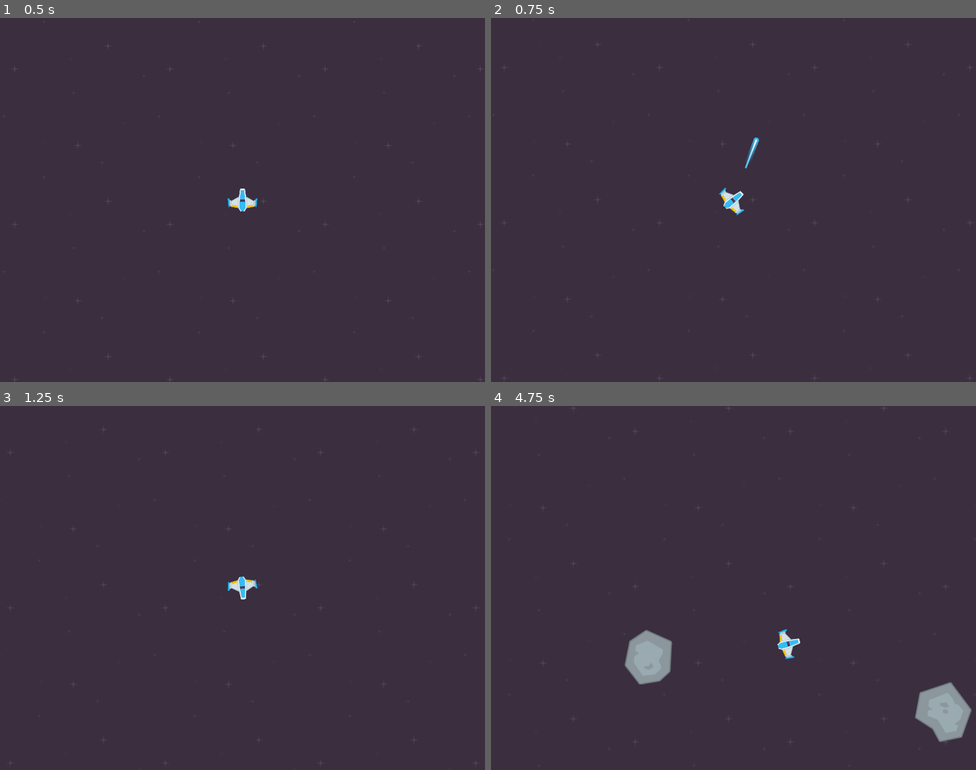
Above: before the commit, frames 1-4 (two rows, left to right).
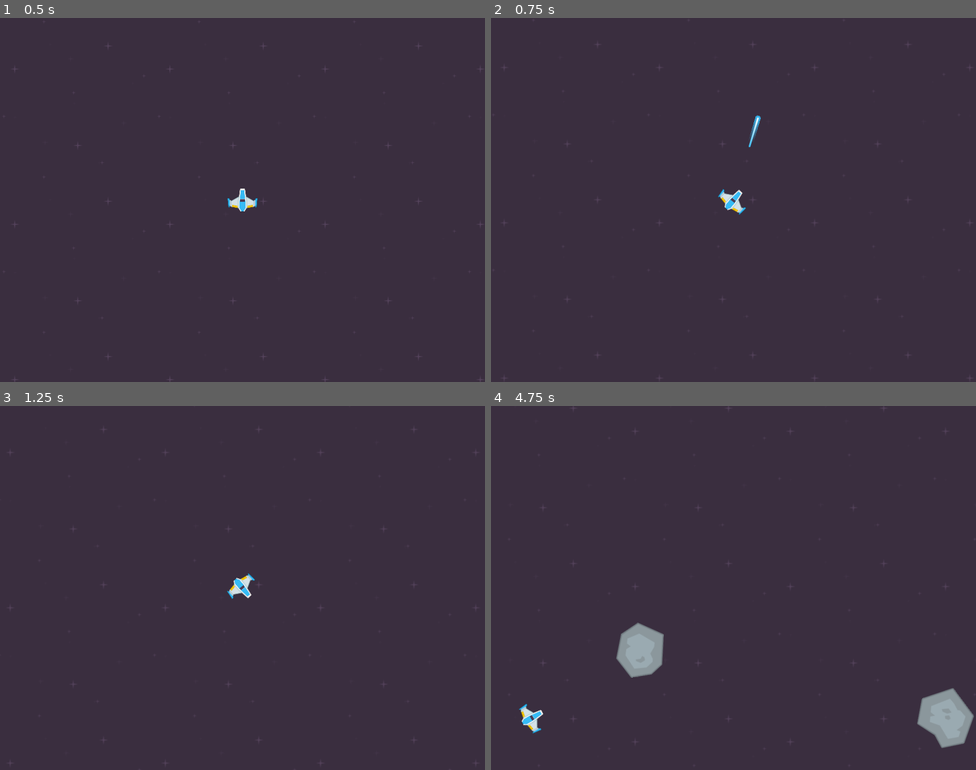
Above: after the commit, the same moments.

Repository: nicognito/game-a-week-001
Game: Godot game, scene res://scenes/level.tscn
Same seed, same stepped clock (60 frames per second), same inputs: the game is played once before the commit and once after it.
Inputs:
- Up to frame 1 (0.5 s): no input
- Up to frame 2 (0.75 s): tap Enter at 0.5 s; hold D (turn_right) from 0.53 s (still down); tap Space (fire) at 0.6 s
- Up to frame 3 (1.25 s): keep holding D (turn_right)
- Up to frame 4 (4.75 s): release D (turn_right) at 1.28 s; hold S (move_back) 1.28-2.03 s; tap Space (fire) every 0.75 s from 1.35 to 4.35 s; hold D (turn_right) 2.03-2.78 s; hold W (move_forward) 2.78-3.53 s; hold A (turn_left) from 3.53 s (still down)

Frame 1 is identical in both runs. In frame 2, 0.3% of the frame differs, in the area x 46-56%, y 26-55%; in frame 3, 0.2%; in frame 4, 1.6%, in the area x 5-100%, y 59-94%.

Commit message:
Create parent class for meteors to track sizes
Also:
- Minor tweaks.

Diff:
--- a/scenes/big_meteor_1.tscn
+++ b/scenes/big_meteor_1.tscn
@@ -1,7 +1,7 @@
 [gd_scene load_steps=4 format=3 uid="uid://d31euqp8sserm"]
 
+[ext_resource type="Script" path="res://scripts/big_meteor.gd" id="1_621ob"]
 [ext_resource type="Texture2D" uid="uid://bntdxx4y6coxs" path="res://assets/textures/meteors/meteorGrey_big1.png" id="1_jpdef"]
-[ext_resource type="Script" path="res://scripts/meteor.gd" id="1_wi8f1"]
 
 [sub_resource type="CircleShape2D" id="CircleShape2D_syny7"]
 radius = 40.0
@@ -9,7 +9,7 @@
 [node name="BigMeteor1" type="Area2D" groups=["meteors"]]
 collision_layer = 4
 collision_mask = 3
-script = ExtResource("1_wi8f1")
+script = ExtResource("1_621ob")
 
 [node name="Sprite2D" type="Sprite2D" parent="."]
 texture = ExtResource("1_jpdef")
@@ -19,3 +19,5 @@
 shape = SubResource("CircleShape2D_syny7")
 
 [node name="VisibleOnScreenNotifier2D" type="VisibleOnScreenNotifier2D" parent="."]
+
+[connection signal="area_entered" from="." to="." method="_on_area_entered"]
--- a/scenes/big_meteor_2.tscn
+++ b/scenes/big_meteor_2.tscn
@@ -1,7 +1,7 @@
 [gd_scene load_steps=4 format=3 uid="uid://dp3gaen1cg3cm"]
 
+[ext_resource type="Script" path="res://scripts/big_meteor.gd" id="1_eojd1"]
 [ext_resource type="Texture2D" uid="uid://dotdrq54624fs" path="res://assets/textures/meteors/meteorGrey_big2.png" id="1_o2djr"]
-[ext_resource type="Script" path="res://scripts/meteor.gd" id="1_v12x8"]
 
 [sub_resource type="CapsuleShape2D" id="CapsuleShape2D_8l0uv"]
 radius = 35.7335
@@ -10,7 +10,7 @@
 [node name="BigMeteor2" type="Area2D" groups=["meteors"]]
 collision_layer = 4
 collision_mask = 3
-script = ExtResource("1_v12x8")
+script = ExtResource("1_eojd1")
 
 [node name="Sprite2D" type="Sprite2D" parent="."]
 texture = ExtResource("1_o2djr")
@@ -21,3 +21,5 @@
 shape = SubResource("CapsuleShape2D_8l0uv")
 
 [node name="VisibleOnScreenNotifier2D" type="VisibleOnScreenNotifier2D" parent="."]
+
+[connection signal="area_entered" from="." to="." method="_on_area_entered"]
--- a/scenes/big_meteor_3.tscn
+++ b/scenes/big_meteor_3.tscn
@@ -1,7 +1,7 @@
 [gd_scene load_steps=4 format=3 uid="uid://booi83hgi1hl1"]
 
-[ext_resource type="Script" path="res://scripts/meteor.gd" id="1_fuwwr"]
 [ext_resource type="Texture2D" uid="uid://bswh5c87vd8bd" path="res://assets/textures/meteors/meteorGrey_big3.png" id="1_gb825"]
+[ext_resource type="Script" path="res://scripts/big_meteor.gd" id="1_vy12h"]
 
 [sub_resource type="CircleShape2D" id="CircleShape2D_gleim"]
 radius = 38.0
@@ -9,7 +9,7 @@
 [node name="BigMeteor3" type="Area2D" groups=["meteors"]]
 collision_layer = 4
 collision_mask = 3
-script = ExtResource("1_fuwwr")
+script = ExtResource("1_vy12h")
 
 [node name="Sprite2D" type="Sprite2D" parent="."]
 texture = ExtResource("1_gb825")
@@ -19,3 +19,5 @@
 shape = SubResource("CircleShape2D_gleim")
 
 [node name="VisibleOnScreenNotifier2D" type="VisibleOnScreenNotifier2D" parent="."]
+
+[connection signal="area_entered" from="." to="." method="_on_area_entered"]
--- a/scenes/big_meteor_4.tscn
+++ b/scenes/big_meteor_4.tscn
@@ -1,6 +1,6 @@
 [gd_scene load_steps=4 format=3 uid="uid://dvirmn2mg0tat"]
 
-[ext_resource type="Script" path="res://scripts/meteor.gd" id="1_cxbxs"]
+[ext_resource type="Script" path="res://scripts/big_meteor.gd" id="1_aldix"]
 [ext_resource type="Texture2D" uid="uid://ck4lmkg57y5fb" path="res://assets/textures/meteors/meteorGrey_big4.png" id="1_eb1na"]
 
 [sub_resource type="CircleShape2D" id="CircleShape2D_5phsa"]
@@ -9,7 +9,7 @@
 [node name="BigMeteor4" type="Area2D" groups=["meteors"]]
 collision_layer = 4
 collision_mask = 3
-script = ExtResource("1_cxbxs")
+script = ExtResource("1_aldix")
 
 [node name="Sprite2D" type="Sprite2D" parent="."]
 texture = ExtResource("1_eb1na")
@@ -19,3 +19,5 @@
 shape = SubResource("CircleShape2D_5phsa")
 
 [node name="VisibleOnScreenNotifier2D" type="VisibleOnScreenNotifier2D" parent="."]
+
+[connection signal="area_entered" from="." to="." method="_on_area_entered"]
--- a/scenes/laser.tscn
+++ b/scenes/laser.tscn
@@ -8,6 +8,8 @@
 height = 18.0
 
 [node name="Laser" type="Area2D"]
+collision_layer = 2
+collision_mask = 4
 script = ExtResource("1_ksv05")
 
 [node name="Sprite2D" type="Sprite2D" parent="."]
@@ -19,4 +21,5 @@
 
 [node name="VisibleOnScreenNotifier2D" type="VisibleOnScreenNotifier2D" parent="."]
 
+[connection signal="body_entered" from="." to="." method="_on_body_entered"]
 [connection signal="screen_exited" from="VisibleOnScreenNotifier2D" to="." method="_on_visible_on_screen_notifier_2d_screen_exited"]
--- a/scenes/med_meteor_1.tscn
+++ b/scenes/med_meteor_1.tscn
@@ -1,7 +1,7 @@
 [gd_scene load_steps=4 format=3 uid="uid://vjlxw8vdlarm"]
 
 [ext_resource type="Texture2D" uid="uid://btog0m4fwgiqk" path="res://assets/textures/meteors/meteorGrey_med1.png" id="1_k5nvy"]
-[ext_resource type="Script" path="res://scripts/meteor.gd" id="1_xt6kj"]
+[ext_resource type="Script" path="res://scripts/med_meteor.gd" id="1_p1gkk"]
 
 [sub_resource type="CircleShape2D" id="CircleShape2D_7rxse"]
 radius = 18.0
@@ -9,7 +9,7 @@
 [node name="MedMeteor1" type="Area2D" groups=["meteors"]]
 collision_layer = 4
 collision_mask = 3
-script = ExtResource("1_xt6kj")
+script = ExtResource("1_p1gkk")
 
 [node name="Sprite2D" type="Sprite2D" parent="."]
 texture = ExtResource("1_k5nvy")
@@ -18,3 +18,5 @@
 shape = SubResource("CircleShape2D_7rxse")
 
 [node name="VisibleOnScreenNotifier2D" type="VisibleOnScreenNotifier2D" parent="."]
+
+[connection signal="area_entered" from="." to="." method="_on_area_entered"]
--- a/scenes/med_meteor_2.tscn
+++ b/scenes/med_meteor_2.tscn
@@ -1,7 +1,7 @@
 [gd_scene load_steps=4 format=3 uid="uid://djfoifrosr8xs"]
 
 [ext_resource type="Texture2D" uid="uid://b68h75cqep2bg" path="res://assets/textures/meteors/meteorGrey_med2.png" id="1_8uiu4"]
-[ext_resource type="Script" path="res://scripts/meteor.gd" id="1_h1pfp"]
+[ext_resource type="Script" path="res://scripts/med_meteor.gd" id="1_maucv"]
 
 [sub_resource type="CircleShape2D" id="CircleShape2D_3malu"]
 radius = 17.0294
@@ -9,7 +9,7 @@
 [node name="MedMeteor2" type="Area2D" groups=["meteors"]]
 collision_layer = 4
 collision_mask = 3
-script = ExtResource("1_h1pfp")
+script = ExtResource("1_maucv")
 
 [node name="Sprite2D" type="Sprite2D" parent="."]
 texture = ExtResource("1_8uiu4")
@@ -19,3 +19,5 @@
 shape = SubResource("CircleShape2D_3malu")
 
 [node name="VisibleOnScreenNotifier2D" type="VisibleOnScreenNotifier2D" parent="."]
+
+[connection signal="area_entered" from="." to="." method="_on_area_entered"]
--- a/scenes/small_meteor_1.tscn
+++ b/scenes/small_meteor_1.tscn
@@ -1,7 +1,7 @@
 [gd_scene load_steps=4 format=3 uid="uid://c2j7ye6tyuohv"]
 
+[ext_resource type="Script" path="res://scripts/small_meteor.gd" id="1_e753i"]
 [ext_resource type="Texture2D" uid="uid://btqn4o4nqh8ls" path="res://assets/textures/meteors/meteorGrey_small1.png" id="1_pxeio"]
-[ext_resource type="Script" path="res://scripts/meteor.gd" id="1_tv1cm"]
 
 [sub_resource type="CircleShape2D" id="CircleShape2D_eq1sj"]
 radius = 11.0
@@ -9,7 +9,7 @@
 [node name="SmallMeteor1" type="Area2D" groups=["meteors"]]
 collision_layer = 4
 collision_mask = 3
-script = ExtResource("1_tv1cm")
+script = ExtResource("1_e753i")
 
 [node name="Sprite2D" type="Sprite2D" parent="."]
 texture = ExtResource("1_pxeio")
@@ -19,3 +19,5 @@
 shape = SubResource("CircleShape2D_eq1sj")
 
 [node name="VisibleOnScreenNotifier2D" type="VisibleOnScreenNotifier2D" parent="."]
+
+[connection signal="area_entered" from="." to="." method="_on_area_entered"]
--- a/scenes/small_meteor_2.tscn
+++ b/scenes/small_meteor_2.tscn
@@ -1,7 +1,7 @@
 [gd_scene load_steps=4 format=3 uid="uid://cubmfbqprtwwl"]
 
-[ext_resource type="Script" path="res://scripts/meteor.gd" id="1_ci1qh"]
 [ext_resource type="Texture2D" uid="uid://ccbdxaia7s2g" path="res://assets/textures/meteors/meteorGrey_small2.png" id="1_eevdl"]
+[ext_resource type="Script" path="res://scripts/small_meteor.gd" id="1_fit41"]
 
 [sub_resource type="CircleShape2D" id="CircleShape2D_emv1d"]
 radius = 11.0
@@ -9,7 +9,7 @@
 [node name="SmallMeteor2" type="Area2D" groups=["meteors"]]
 collision_layer = 4
 collision_mask = 3
-script = ExtResource("1_ci1qh")
+script = ExtResource("1_fit41")
 
 [node name="Sprite2D" type="Sprite2D" parent="."]
 texture = ExtResource("1_eevdl")
@@ -19,3 +19,5 @@
 shape = SubResource("CircleShape2D_emv1d")
 
 [node name="VisibleOnScreenNotifier2D" type="VisibleOnScreenNotifier2D" parent="."]
+
+[connection signal="area_entered" from="." to="." method="_on_area_entered"]
--- /dev/null
+++ b/scripts/big_meteor.gd
@@ -0,0 +1,5 @@
+extends Meteor
+
+func _ready():
+	super._ready()
+	meteor_size = MeteorSize.BIG
--- a/scripts/laser.gd
+++ b/scripts/laser.gd
@@ -1,7 +1,7 @@
 class_name Laser
 extends Area2D
 
-@export var speed = 10
+@export var speed = 15
 
 var direction = null
 
@@ -12,9 +12,7 @@
 
 func _process(delta):
 	global_position += direction * speed * scale
-	pass
 
 
 func _on_visible_on_screen_notifier_2d_screen_exited():
-	print("removing laser...")
 	queue_free()
--- a/scripts/level.gd
+++ b/scripts/level.gd
@@ -9,15 +9,25 @@
 
 var life = 3
 
+var med_meteor_scenes = [
+	preload("res://scenes/med_meteor_1.tscn"),
+	preload("res://scenes/med_meteor_2.tscn"),
+]
+
+var small_meteor_scenes = [
+	preload("res://scenes/small_meteor_1.tscn"),
+	preload("res://scenes/small_meteor_2.tscn"),
+]
+
 var meteor_scenes: Array[PackedScene] = [
 	preload("res://scenes/big_meteor_1.tscn"),
 	preload("res://scenes/big_meteor_2.tscn"),
 	preload("res://scenes/big_meteor_3.tscn"),
 	preload("res://scenes/big_meteor_4.tscn"),
-	preload("res://scenes/med_meteor_1.tscn"),
-	preload("res://scenes/med_meteor_2.tscn"),
-	preload("res://scenes/small_meteor_1.tscn"),
-	preload("res://scenes/small_meteor_2.tscn"),
+	med_meteor_scenes[0],
+	med_meteor_scenes[1],
+	small_meteor_scenes[0],
+	small_meteor_scenes[1],
 ]
 
 
--- /dev/null
+++ b/scripts/med_meteor.gd
@@ -0,0 +1,5 @@
+extends Meteor
+
+func _ready():
+	super._ready()
+	meteor_size = MeteorSize.MEDIUM
--- a/scripts/meteor.gd
+++ b/scripts/meteor.gd
@@ -1,4 +1,14 @@
+class_name Meteor
 extends Area2D
+
+
+enum MeteorSize {
+	SMALL,
+	MEDIUM,
+	BIG,
+}
+
+var meteor_size = null
 
 @onready var sprite = $Sprite2D
 
@@ -43,3 +53,9 @@
 func _on_body_entered(body):
 	if body is Player:
 		body.die()
+
+
+func _on_area_entered(area):
+	if area is Laser:
+		area.queue_free()
+		queue_free()
--- a/scripts/player.gd
+++ b/scripts/player.gd
@@ -4,7 +4,7 @@
 signal died
 
 @export var acceleration = 5
-@export var turn_speed = 250
+@export var turn_speed = 200
 @export var braking_factor = 100
 @export var max_speed = 200
 
@@ -44,11 +44,11 @@
 
 	var screen_size = get_viewport_rect().size
 	if global_position.x < 0:
-		global_position.x = screen_size.x
+		global_position.x = screen_size.x - 1
 	elif global_position.x > screen_size.x - 1:
 		global_position.x = 0
 	if global_position.y < 0:
-		global_position.y = screen_size.y
+		global_position.y = screen_size.y - 1
 	elif global_position.y > screen_size.y - 1:
 		global_position.y = 0
 
--- /dev/null
+++ b/scripts/small_meteor.gd
@@ -0,0 +1,6 @@
+extends Meteor
+
+
+func _ready():
+	super._ready()
+	meteor_size = MeteorSize.SMALL
